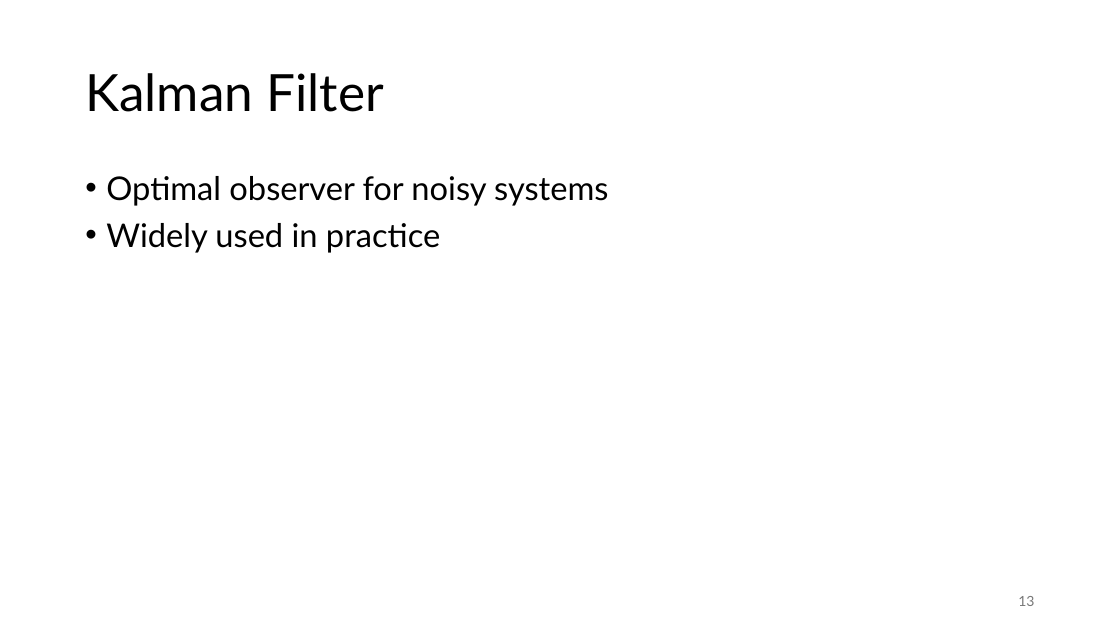
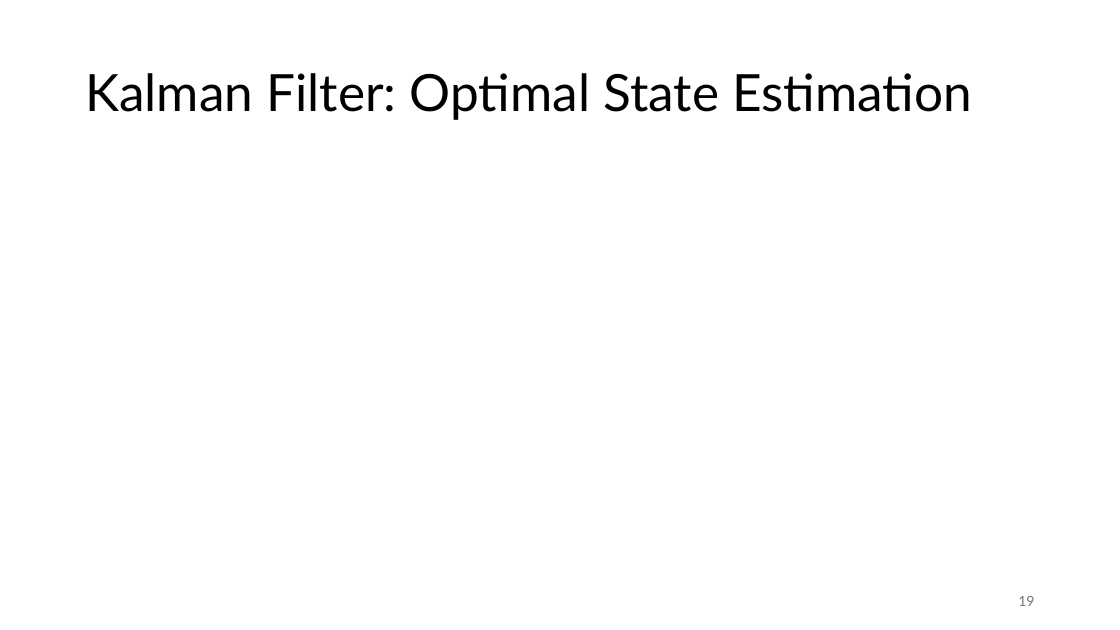
Before and after one commit to FelixWick/control_engineering, a slide deck: slide 19 of slides/7_state_space.pptx (slide 13 before the commit). Drawn at 1120x630 pixels with LibreOffice and Linux fonts; fonts in the diff are those of the drawing; grey boxes stand for pictures. Boxes give left, top, right and bottom in pixels: in the first picture for what was removed or moved away, otherwise in the second. Text is boxed around its words. In the diff, an @@ line names an element or a change of style, - is before the commit and + after.

Commit message:
state space slides

```diff
--- a/slides/7_state_space.pptx
+++ b/slides/7_state_space.pptx
@@ title at box(85, 73, 972, 120): text changed @@
-Kalman Filter
+Kalman Filter: Optimal State Estimation
@@ text removed at box(106, 176, 608, 253) @@
-• Optimal observer for noisy systems
-• Widely used in practice
@@ page number at box(1018, 596, 1034, 606): text changed @@
-13
+19
```
Also in this commit, not shown: 6 other slides changed, 15 slides added, 4 slides removed.
